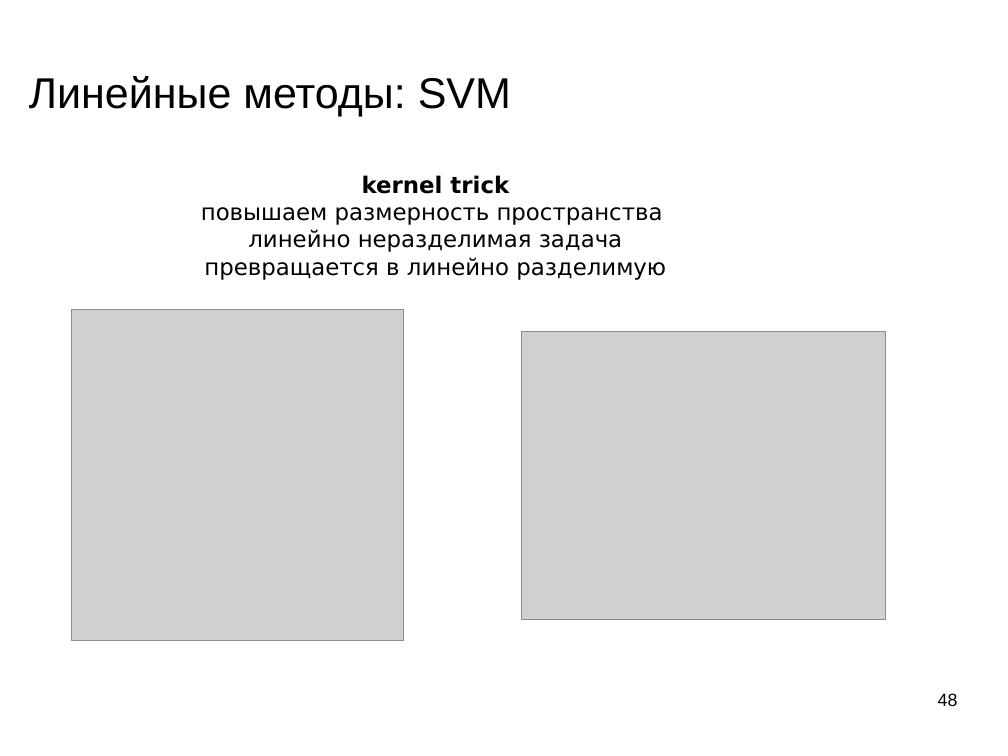
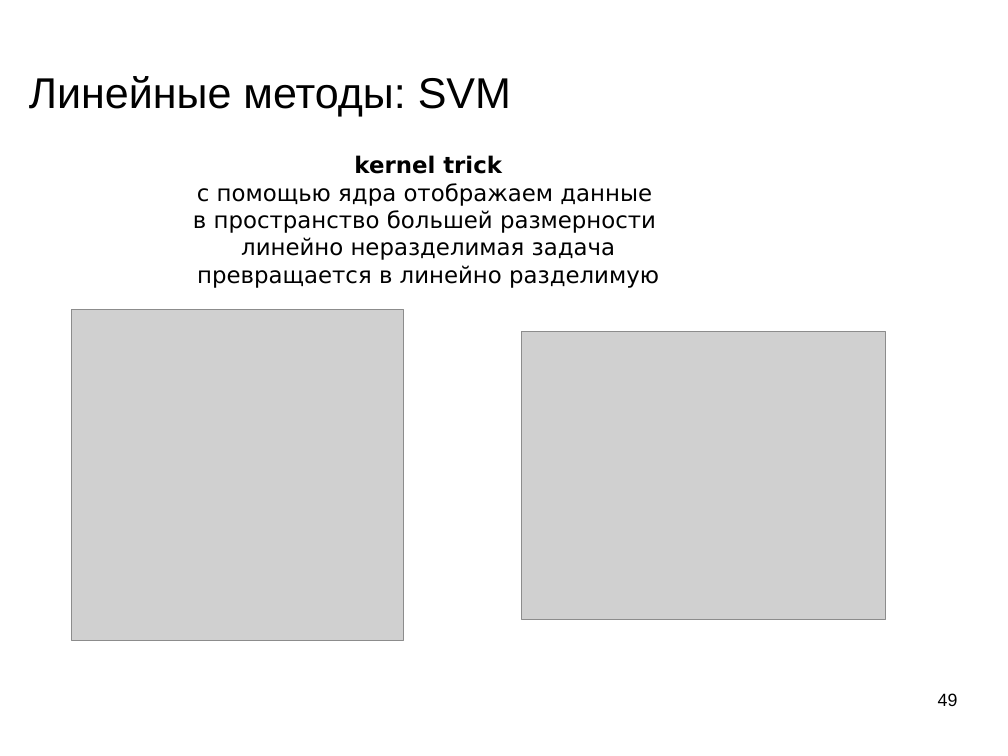
Before and after one commit to mechanoid5/ml_lectorium_legacy, a slide deck: slide 49 of 09-linear.odp (slide 48 before the commit). Drawn at 1008x756 pixels with LibreOffice and Linux fonts; fonts in the diff are those of the drawing; grey boxes stand for pictures; background and template pictures are left out. Boxes give left, top, right and bottom in pixels: in the first picture for what was removed or moved away, otherwise in the second. Text is boxed around its words. In the diff, an @@ line names an element or a change of style, - is before the commit and + after.

```diff
--- a/09-linear.odp
+++ b/09-linear.odp
@@ text "kernel trick": place and size @@
-text "kernel trick" at <box>201,175,666,280</box>
+text "kernel trick" at <box>193,155,659,288</box>
@@ text at <box>193,183,656,233</box>: text changed @@
-повышаем размерность пространства
+с помощью ядра отображаем данные
+в пространство большей размерности
@@ page number at <box>938,693,958,706</box>: text changed @@
-48
+49
```
Also in this commit, not shown: 6 other slides changed, 1 slide added, 2 other files.
